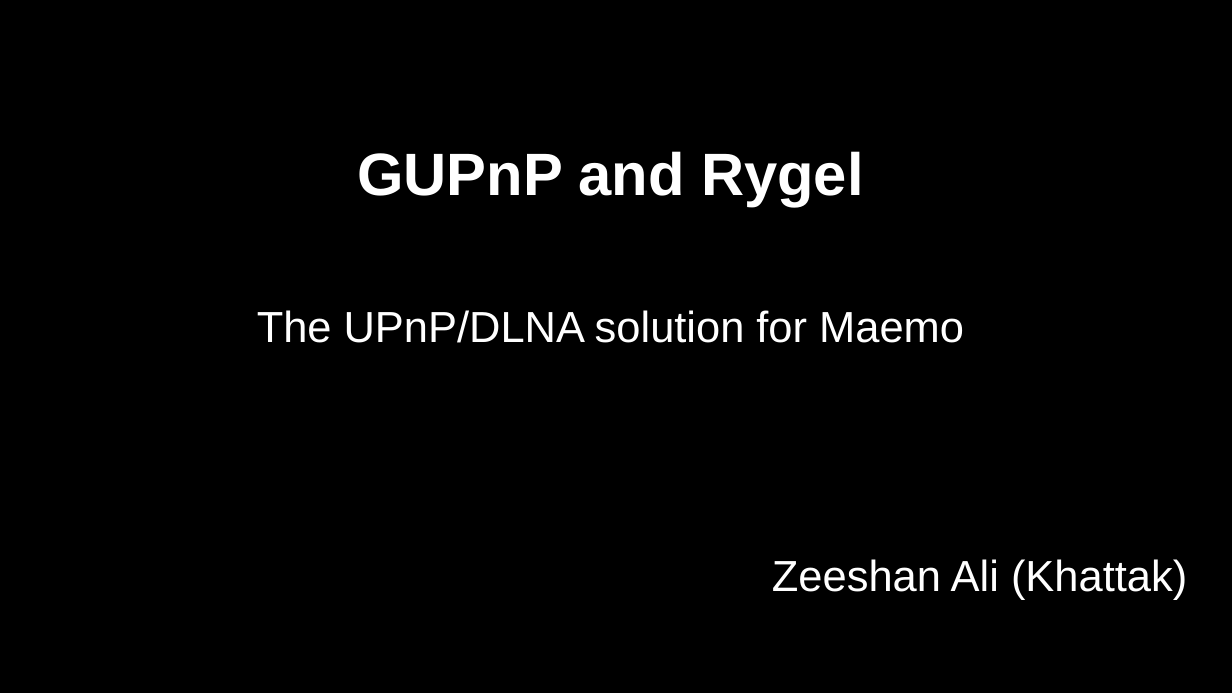
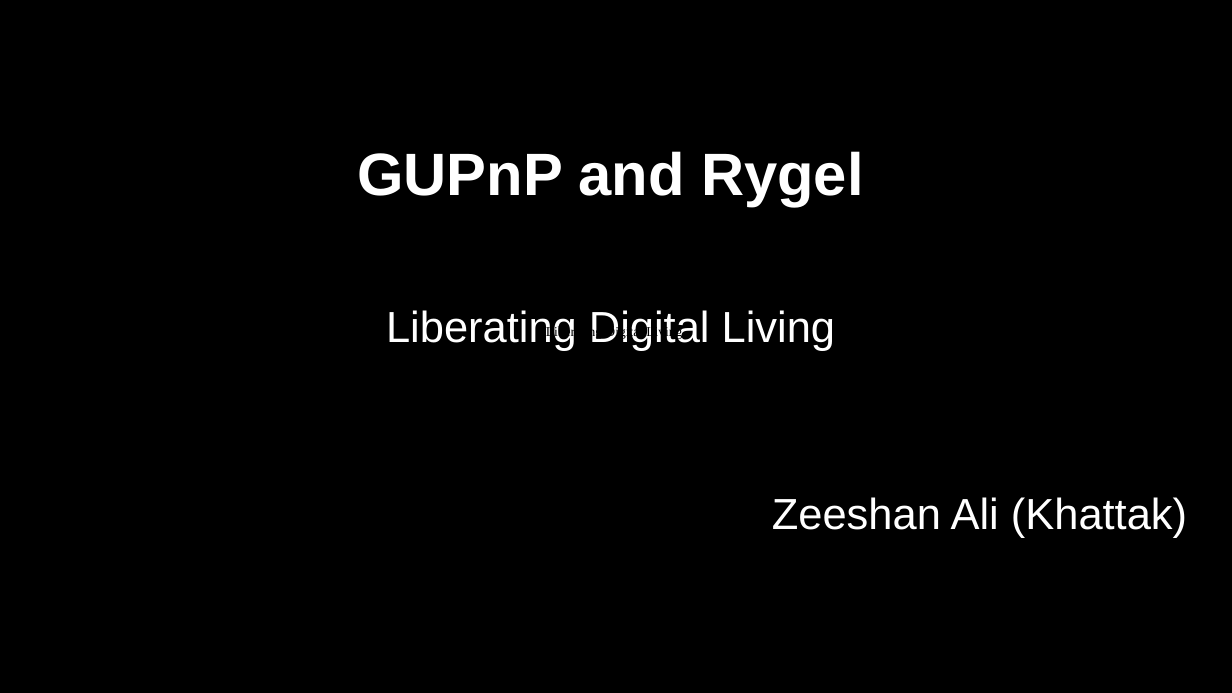
Before and after one commit to zeenix/rygel-presentation-2009, a slide deck: slide 1 of slides.odp. Drawn at 1232x693 pixels with LibreOffice and Linux fonts; fonts in the diff are those of the drawing; background and template pictures are left out. Boxes give left, top, right and bottom in pixels: in the first picture for what was removed or moved away, otherwise in the second. Text is boxed around its words. In the diff, an @@ line names an element or a change of style, - is before the commit and + after.

Commit message:
Update title

```diff
--- a/slides.odp
+++ b/slides.odp
@@ text at [386,310,835,351]: text changed @@
-The UPnP/DLNA solution for Maemo
+Liberating Digital Living
@@ text added at [546,325,682,339], 10 pt, text #000000 @@
+Liberating Digital Living
```
